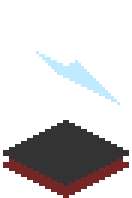
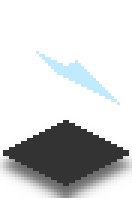
Layers edited between the first and the second 132px x 198px image:
added layer "Shadow copy" (60%) above "Bottom" over box(0, 126, 132, 198)
hid "Bottom" over box(3, 132, 129, 198)
